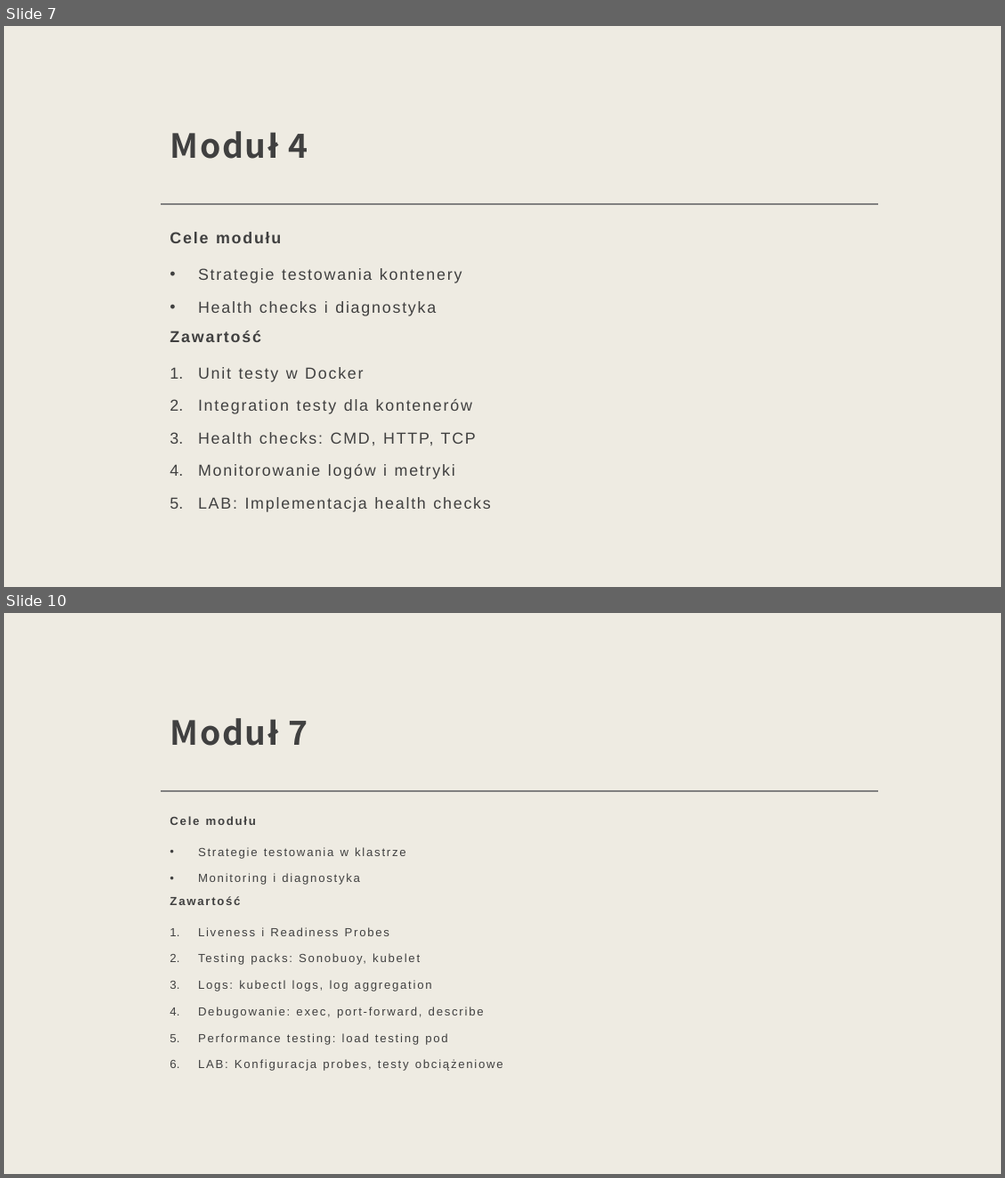
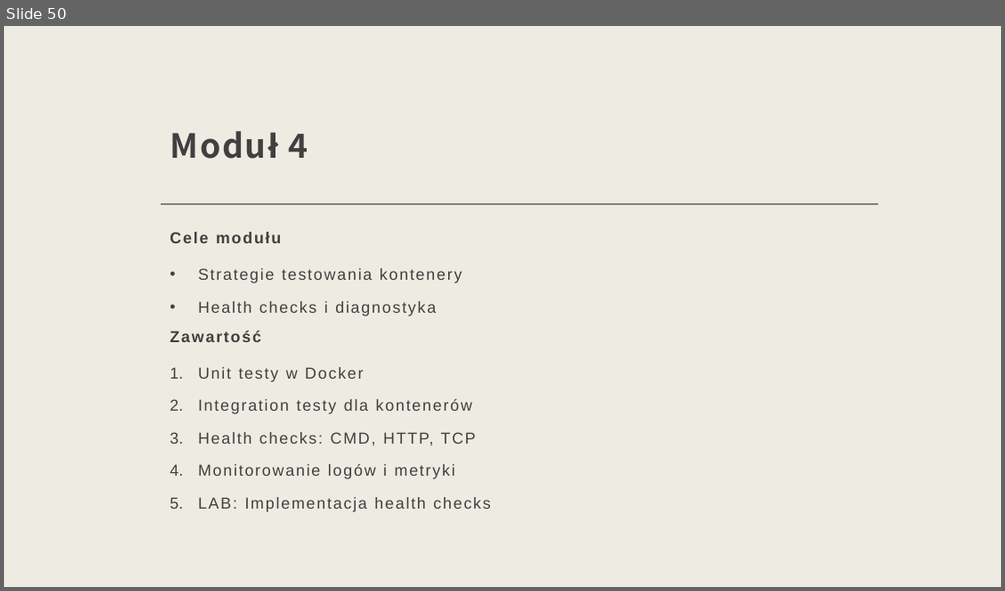
Before and after one commit to gajdaj2/docker_k8s, a slide deck: devops_docker_k8s.pptx. Shown one above the other, each under a label of ours: slides 7 and 10 before the commit, slide 50 after it; the slides between them are not shown. The pictures are 1005x1178 and 1005x591 pixels, drawn with LibreOffice and Linux fonts; fonts in the diff are those of the drawing. Boxes give left, top, right and bottom in pixels: in the first picture for what was removed or moved away, otherwise in the second. Text is boxed around its words. In the diff, an @@ line names an element or a change of style, - is before the commit and + after.

```diff
--- a/devops_docker_k8s.pptx
+++ b/devops_docker_k8s.pptx
@@ slide 10 removed at (4,613,1001,1174), background #EEEBE2; not listed: 1 template element that a slide beside it also shows @@
@@ title removed at (289,721,308,745) @@
-Moduł 7
@@ text removed at (170,816,503,1070) @@
-Cele modułu
-• Strategie testowania w klastrze
-• Monitoring i diagnostyka
-Zawartość
-1. Liveness i Readiness Probes
-2. Testing packs: Sonobuoy, kubelet
-3. Logs: kubectl logs, log aggregation
-4. Debugowanie: exec, port-forward, describe
-5. Performance testing: load testing pod
-6. LAB: Konfiguracja probes, testy obciążeniowe
@@ what was slide 7 is now slide 50 @@
```
Also in this commit, not shown: 5 slides changed, 37 slides added, 1 other slide removed, 37 other files.
